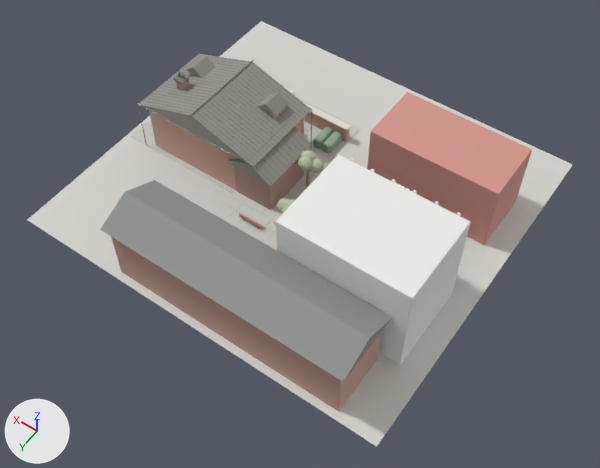
A saved change to the Blender file assets/models/source/requested-pois/fics-xinhua-365.blend.
Camera for both pictures: a 50 mm camera at (-37.2, 53.6, 75.3) aimed at (-3.3, 6.2, 0.7). The lights are fixed; the arrows at lower left show +X, +Y and +Z. The older version comes first.

Names of what the first picture shows: 'fics-xinhua-365'.
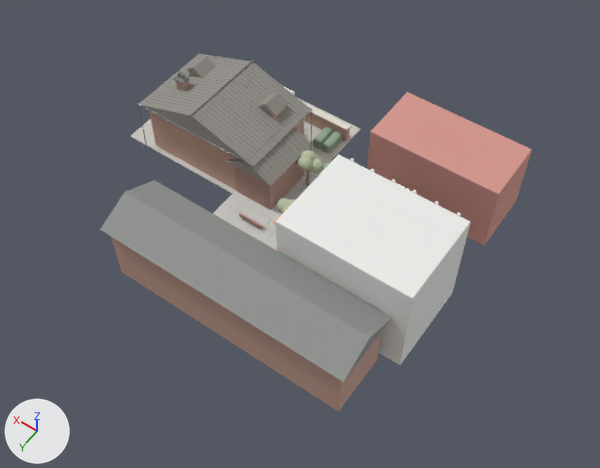
Location of each change, (x1, y1, x2, y2) in pixels of the pictures (600 x 468 px; the box of a moved part takes in the faces that stretch with it):
'fics-xinhua-365', reshaped, moved (21% narrower, 16% shorter)
    before: (27, 21, 573, 447)
    after: (100, 53, 532, 411)
part 1 of me_cube_174, moved or reshaped (not visible afterwards)
    before: (27, 21, 573, 447)

Patch to the scene script:
```diff
--- a/assets/models/source/requested-pois/fics-xinhua-365.blend.py
+++ b/assets/models/source/requested-pois/fics-xinhua-365.blend.py
@@ me_cube_174 @@
 # used by ob_fics_xinhua_365; location = (0.0, 0.0, 0.1)
-me_cube_174.from_pydata(...)  # 21768 vertices, 20305 faces; spans x -24.0..24.0, y -22.5..22.5, z -0.1..12.3
+me_cube_174.from_pydata(...)  # 21768 vertices, 20305 faces; spans x -21.2..23.5, y -13.2..22.2, z 0.0..12.4
+# me_cube_174 part 1: the loose piece of 56 vertices spanning x -24.0..24.0, y -22.5..22.5, z -0.1..0.1 is scaled about its middle by (0.00369, 0.00394, 0.4)
 me_cube_174.materials.append(mat_fics广场铺地)
@@ ob_fics_xinhua_365 @@
 ob_fics_xinhua_365 = bpy.data.objects.new('fics-xinhua-365', me_cube_174)
-ob_fics_xinhua_365.location = (0.0, 0.0, 0.1)
+ob_fics_xinhua_365.location = (0.0, 0.0, 0.0)
```
